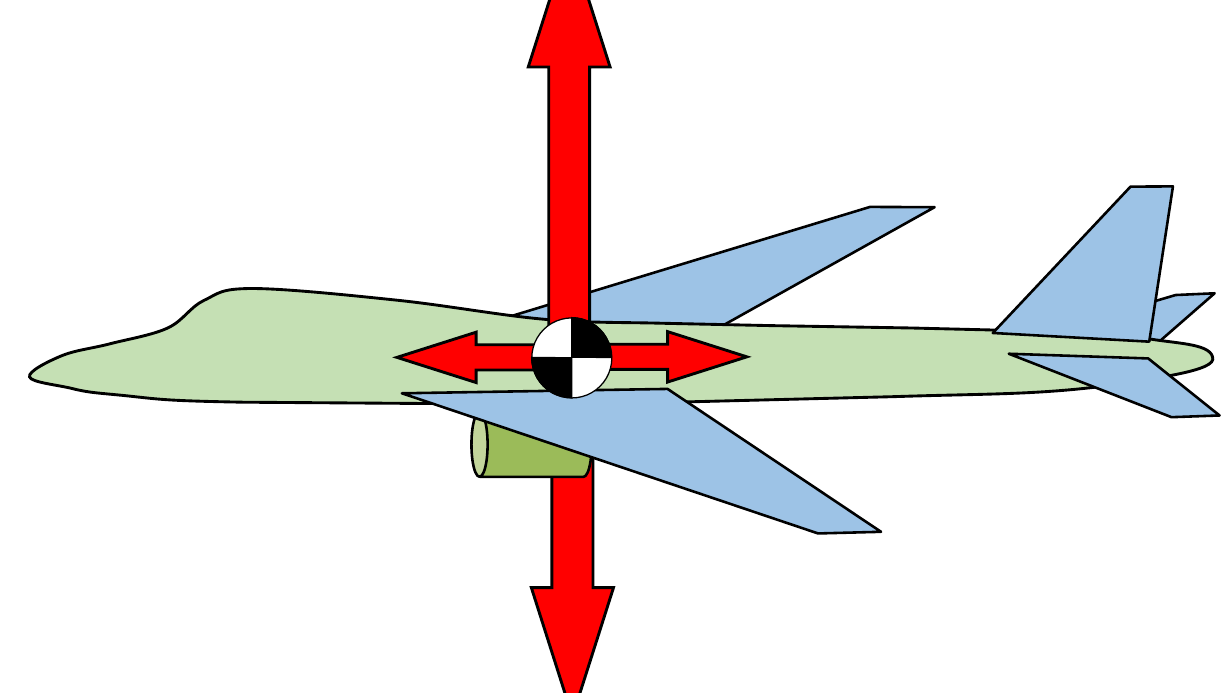
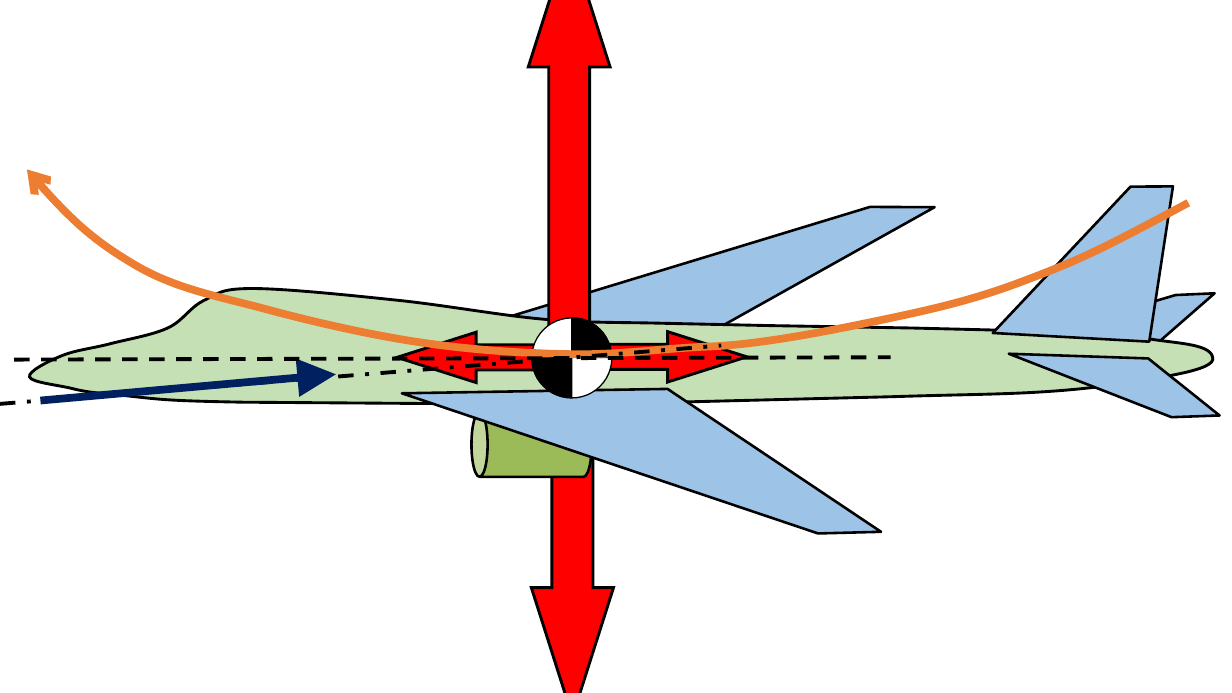
Before and after one commit to zeta-plusplus/AircraftDynamics, a slide deck: slide 10 of figs/makeFigs.pptx. Drawn at 1232x693 pixels with LibreOffice and Linux fonts; fonts in the diff are those of the drawing. Boxes give left, top, right and bottom in pixels: in the first picture for what was removed or moved away, otherwise in the second. Text is boxed around its words. In the diff, an @@ line names an element or a change of style, - is before the commit and + after.

```diff
--- a/figs/makeFigs.pptx
+++ b/figs/makeFigs.pptx
@@ freeform shape added at bbox=[27, 169, 1189, 354], outline #ED7D31 6 pt @@
@@ line added from (0, 404) to (722, 346), #000000 3 pt dashed @@
@@ line added from (14, 360) to (891, 358), #000000 3 pt dashed @@
@@ arrow added from (41, 400) to (336, 374), #002060 6 pt @@
```
Also in this commit, not shown: 14 other files.
